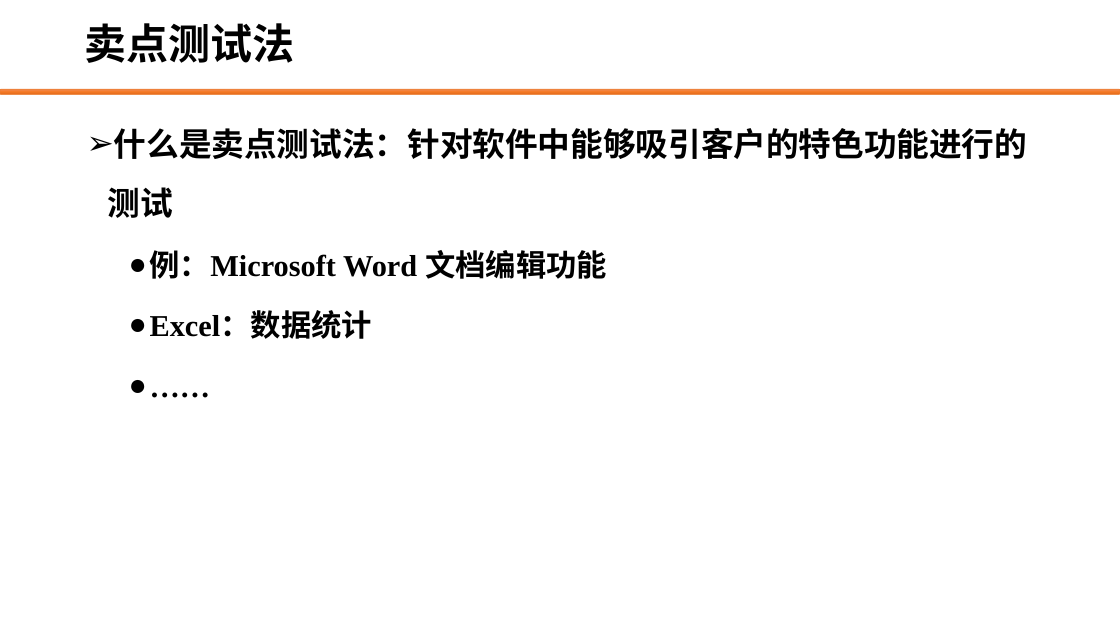
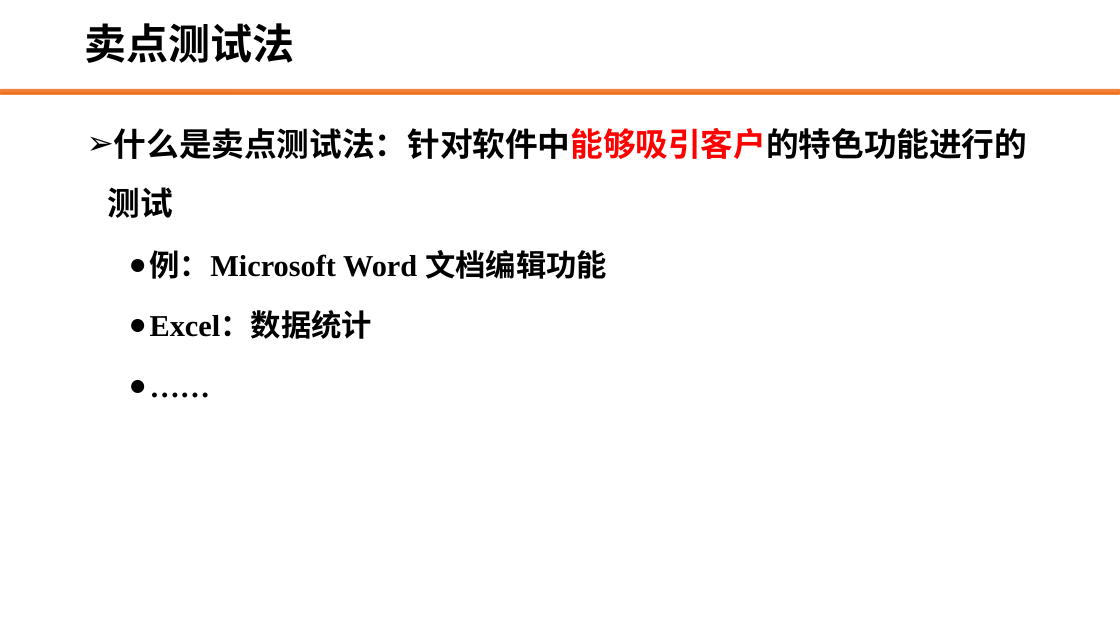
Before and after one commit to edu2act/course-web-system-testing, a slide deck: slide 4 of materials/slides/2.4 探索式软件测试——卖点测试法.pptx. Drawn at 1120x630 pixels with LibreOffice and Linux fonts; fonts in the diff are those of the drawing; background and template pictures are left out. Boxes give left, top, right and bottom in pixels: in the first picture for what was removed or moved away, otherwise in the second. Text is boxed around its words. In the diff, an @@ line names an element or a change of style, - is before the commit and + after.

```diff
--- a/materials/slides/2.4 探索式软件测试——卖点测试法.pptx
+++ b/materials/slides/2.4 探索式软件测试——卖点测试法.pptx
@@ text at (108, 128, 1027, 218): text colour #000000 to #FF0000 in "什么是卖点测试法：针对软件中能够吸引客户的特色功能进行的测试" @@
```
Also in this commit, not shown: 1 other slide changed, 1 slide removed, 42 other files.
